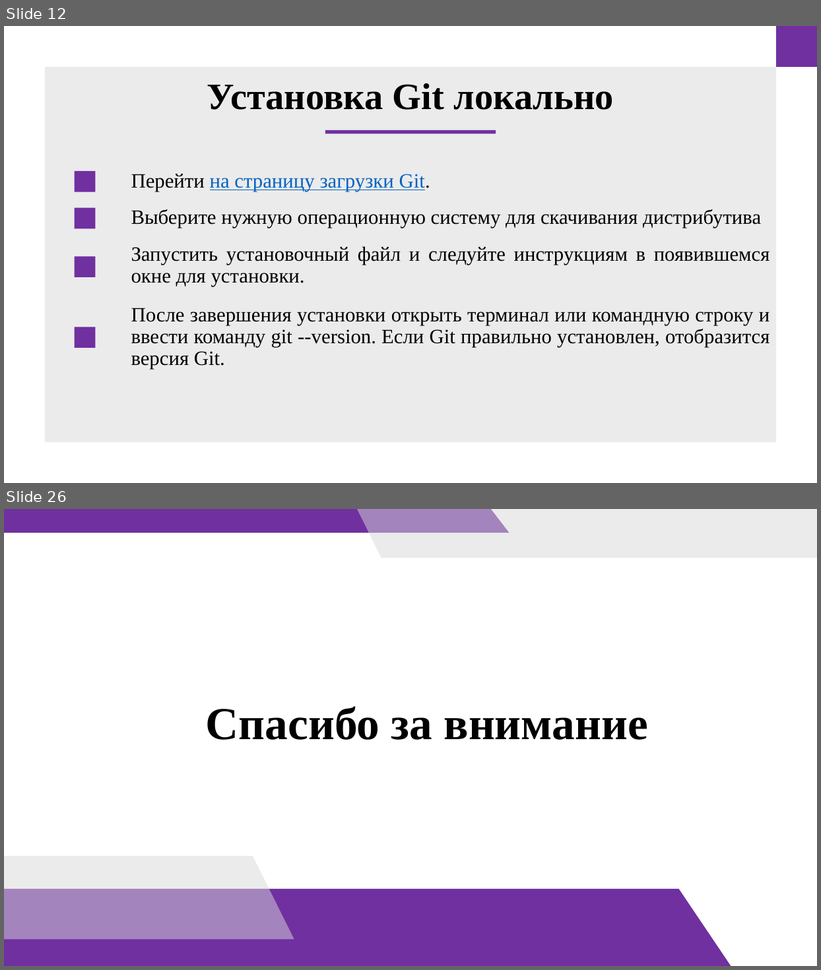
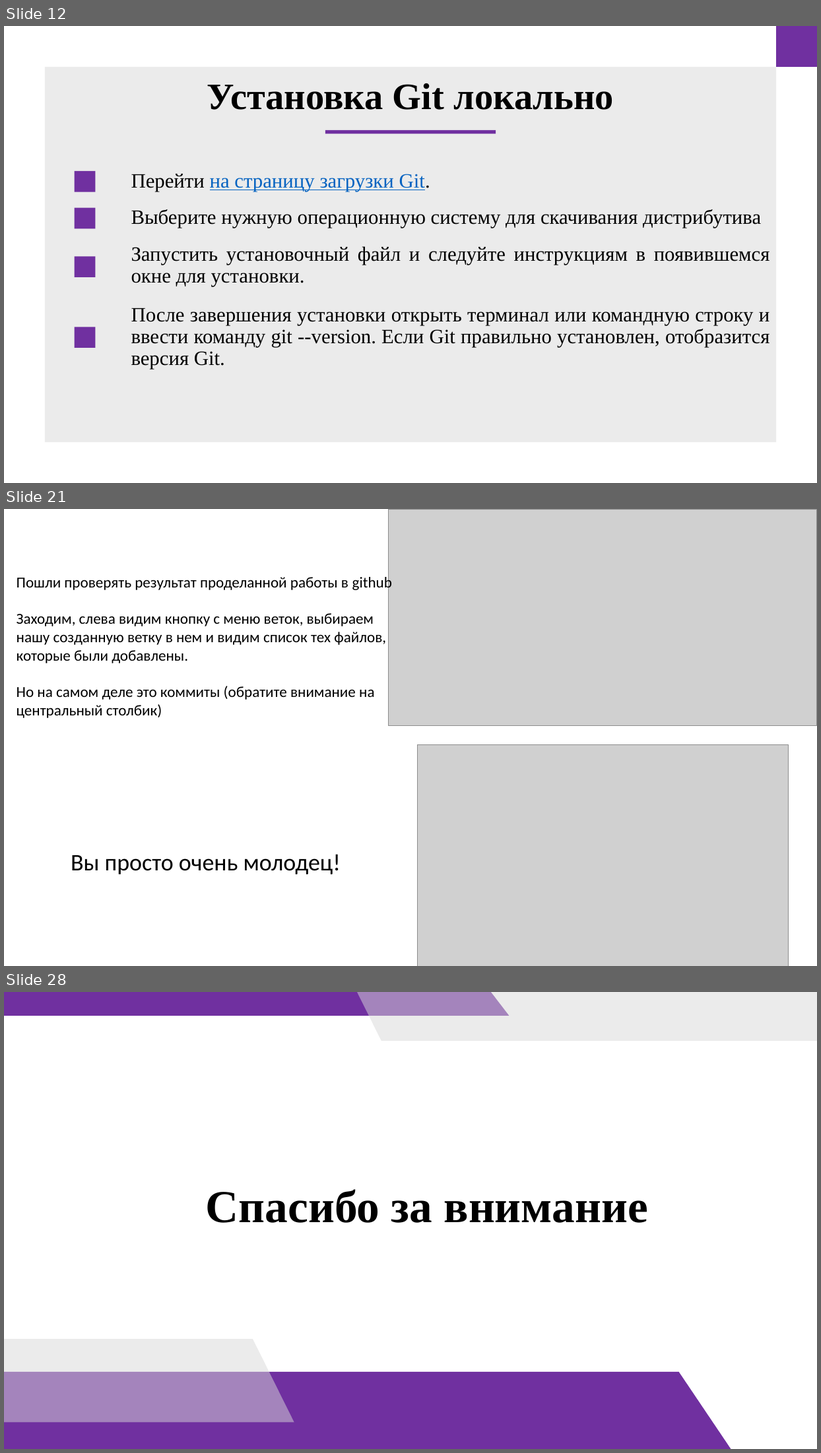
Before and after one commit to doshenka/akademy_files, a slide deck: преза на 11-23-24.pptx. Shown one above the other, each under a label of ours: slides 12 and 26 before the commit, slides 12, 21 and 28 after it; the slides between them are not shown. The pictures are 821x970 and 821x1453 pixels, drawn with LibreOffice and Linux fonts; fonts in the diff are those of the drawing; grey boxes stand for pictures. Boxes give left, top, right and bottom in pixels: in the first picture for what was removed or moved away, otherwise in the second. Text is boxed around its words. In the diff, an @@ line names an element or a change of style, - is before the commit and + after.

```diff
--- a/преза на 11-23-24.pptx
+++ b/преза на 11-23-24.pptx
@@ slide 21 added at [4, 509, 817, 966], background #FFFFFF @@
@@ picture added at [389, 509, 817, 725] @@
@@ text added at [17, 575, 392, 875], 18 pt, text #000000 @@
+Пошли проверять результат проделанной работы в github
+Заходим, слева видим кнопку с меню веток, выбираем нашу созданную ветку в нем и видим список тех файлов, которые были добавлены.
+Но на самом деле это коммиты (обратите внимание на центральный столбик)
+Вы просто очень молодец!
@@ picture added at [418, 745, 789, 966] @@
@@ what was slide 26 is now slide 28 @@
```
Also in this commit, not shown: 2 slides changed, 12 other slides added, 11 slides removed.
